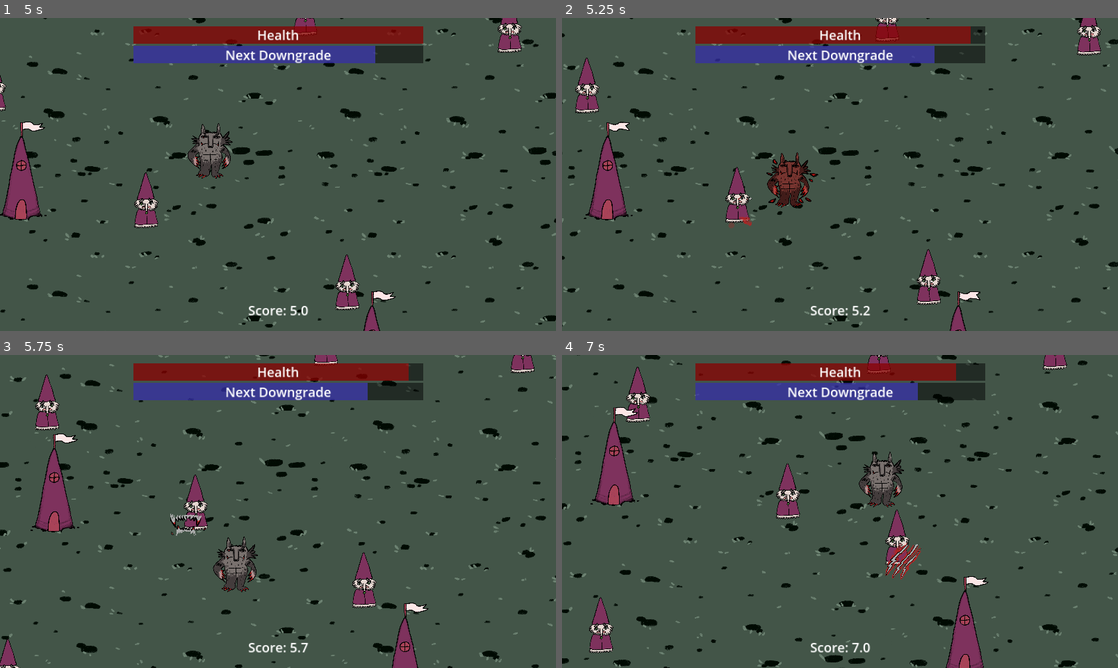
Above: before the commit, frames 1-4 (two rows, left to right).
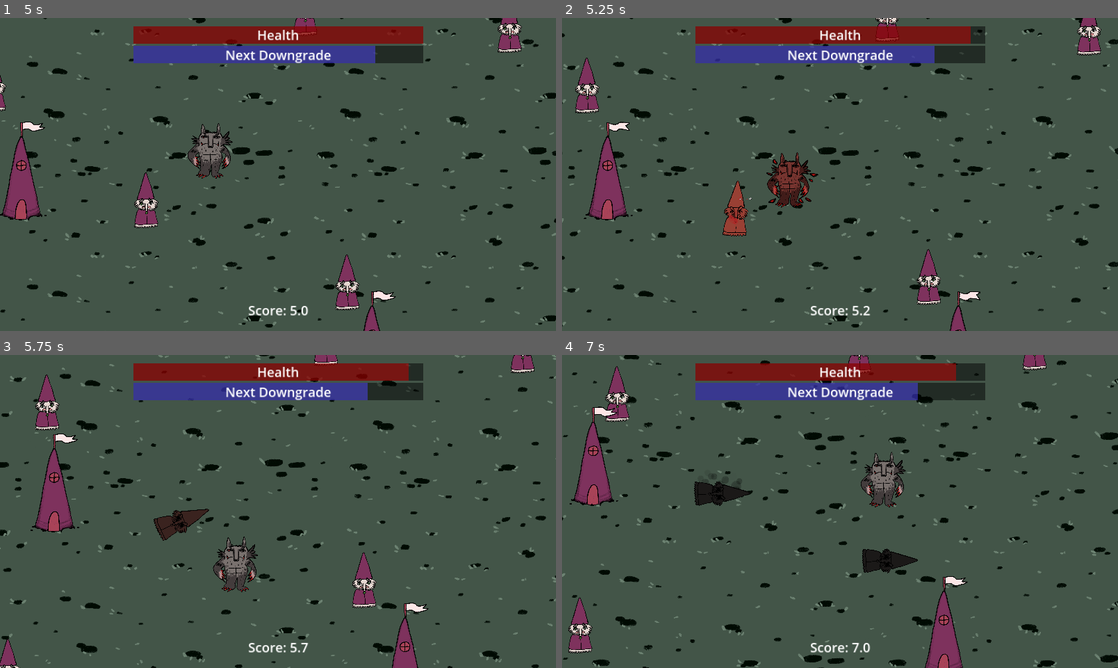
Above: after the commit, the same moments.

Repository: TheJP/GMTKGameJam2023
Game: Godot game, scene res://main.tscn
The game is run twice, just before and just after one commit, with the same random seed, the same clock (stepped at 60 frames per second) and the same inputs.
Inputs (mouse positions are in pixels of both pictures, inside the frame that each line leads up to):
- Up to frame 1 (5 s): move the mouse to (400, 158) at 0.52 s; press the mouse at (400, 158) at 0.53 s; hold D (move_right) 0.53-1.28 s; move the mouse to (166, 190) at 1.27 s; release the mouse at (166, 190) at 1.28 s; hold S (move_down) 1.28-2.03 s; click (166, 190) at 1.35 s; move the mouse to (333, 105) at 2.02 s; press the mouse at (333, 105) at 2.03 s; hold D (move_right) 2.03-2.78 s; move the mouse to (250, 237) at 2.77 s; release the mouse at (250, 237) at 2.78 s; hold W (move_up) 2.78-3.53 s; click (250, 237) at 2.85 s; move the mouse to (444, 221) at 3.52 s; press the mouse at (444, 221) at 3.53 s; hold A (move_left) from 3.53 s (still down); move the mouse to (111, 127) at 4.27 s; release the mouse at (111, 127) at 4.28 s; click (111, 127) at 4.35 s
- Up to frame 2 (5.25 s): move the mouse to (867, 174) at 5.02 s; release A (move_left) at 5.03 s; press the mouse at (867, 174) at 5.03 s; hold S (move_down) from 5.03 s (still down)
- Up to frame 3 (5.75 s): keep holding S (move_down)
- Up to frame 4 (7 s): move the mouse to (756, 433) at 5.77 s; release S (move_down) at 5.78 s; release the mouse at (756, 433) at 5.78 s; hold D (move_right) 5.78-6.53 s; click (756, 433) at 5.85 s; move the mouse to (962, 495) at 6.52 s; press the mouse at (962, 495) at 6.53 s; hold W (move_up) from 6.53 s (still down)

Frame 1 is identical in both runs. In frame 2, 0.7% of the frame differs, in the area x 28-35%, y 47-70%; in frame 3, 0.9%; in frame 4, 15%, in the area x 0-100%, y 0-100%.

Commit message:
Change player starting stats and apply them at beginning

Diff:
--- a/GMTKGameJam2023/Enemy/enemy.gd
+++ b/GMTKGameJam2023/Enemy/enemy.gd
@@ -7,7 +7,7 @@
 	move_and_slide()
 
 func _on_entity_health_changed(new_health):
-	if (new_health < 0):
+	if (new_health <= 0):
 		$DeathBehaviour.on_death()
 
 
--- a/GMTKGameJam2023/Enemy/enemy.tscn
+++ b/GMTKGameJam2023/Enemy/enemy.tscn
@@ -20,6 +20,7 @@
 script = ExtResource("1_uefpo")
 
 [node name="Entity" parent="." instance=ExtResource("2_dj0ys")]
+health = 50
 
 [node name="Sprite2D" type="Sprite2D" parent="."]
 position = Vector2(0.425003, -63.9)
--- a/GMTKGameJam2023/Enemy/enemy_corpse.tscn
+++ b/GMTKGameJam2023/Enemy/enemy_corpse.tscn
@@ -3,6 +3,57 @@
 [ext_resource type="Texture2D" uid="uid://bn7m6cnvlexvu" path="res://Assets/Enemy/Enemy_A.png" id="1_vn68c"]
 [ext_resource type="Texture2D" uid="uid://dh7c0igroi4lt" path="res://Assets/Particles/particle_6.png" id="2_w0d72"]
 [ext_resource type="Texture2D" uid="uid://cnbkix78b10ag" path="res://Assets/Particles/particle_8.png" id="3_26f0p"]
+
+[sub_resource type="Animation" id="Animation_a21fn"]
+length = 0.001
+tracks/0/type = "value"
+tracks/0/imported = false
+tracks/0/enabled = true
+tracks/0/path = NodePath(".:modulate")
+tracks/0/interp = 1
+tracks/0/loop_wrap = true
+tracks/0/keys = {
+"times": PackedFloat32Array(0),
+"transitions": PackedFloat32Array(1),
+"update": 0,
+"values": [Color(0.168627, 0.168627, 0.168627, 1)]
+}
+tracks/1/type = "value"
+tracks/1/imported = false
+tracks/1/enabled = true
+tracks/1/path = NodePath(".:rotation")
+tracks/1/interp = 1
+tracks/1/loop_wrap = true
+tracks/1/keys = {
+"times": PackedFloat32Array(0),
+"transitions": PackedFloat32Array(1),
+"update": 0,
+"values": [0.0]
+}
+tracks/2/type = "value"
+tracks/2/imported = false
+tracks/2/enabled = true
+tracks/2/path = NodePath("Container:modulate")
+tracks/2/interp = 1
+tracks/2/loop_wrap = true
+tracks/2/keys = {
+"times": PackedFloat32Array(0),
+"transitions": PackedFloat32Array(1),
+"update": 0,
+"values": [Color(1, 1, 1, 1)]
+}
+tracks/3/type = "value"
+tracks/3/imported = false
+tracks/3/enabled = true
+tracks/3/path = NodePath("CPUParticles2D:modulate")
+tracks/3/interp = 1
+tracks/3/loop_wrap = true
+tracks/3/keys = {
+"times": PackedFloat32Array(0),
+"transitions": PackedFloat32Array(1),
+"update": 0,
+"values": [Color(1, 1, 1, 1)]
+}
 
 [sub_resource type="Animation" id="Animation_6ahsw"]
 resource_name = "becoming_corpse_animation"
@@ -56,57 +107,6 @@
 "values": [Color(1, 1, 1, 0), Color(1, 1, 1, 1), Color(1, 1, 1, 0)]
 }
 
-[sub_resource type="Animation" id="Animation_a21fn"]
-length = 0.001
-tracks/0/type = "value"
-tracks/0/imported = false
-tracks/0/enabled = true
-tracks/0/path = NodePath(".:modulate")
-tracks/0/interp = 1
-tracks/0/loop_wrap = true
-tracks/0/keys = {
-"times": PackedFloat32Array(0),
-"transitions": PackedFloat32Array(1),
-"update": 0,
-"values": [Color(0.168627, 0.168627, 0.168627, 1)]
-}
-tracks/1/type = "value"
-tracks/1/imported = false
-tracks/1/enabled = true
-tracks/1/path = NodePath(".:rotation")
-tracks/1/interp = 1
-tracks/1/loop_wrap = true
-tracks/1/keys = {
-"times": PackedFloat32Array(0),
-"transitions": PackedFloat32Array(1),
-"update": 0,
-"values": [0.0]
-}
-tracks/2/type = "value"
-tracks/2/imported = false
-tracks/2/enabled = true
-tracks/2/path = NodePath("Container:modulate")
-tracks/2/interp = 1
-tracks/2/loop_wrap = true
-tracks/2/keys = {
-"times": PackedFloat32Array(0),
-"transitions": PackedFloat32Array(1),
-"update": 0,
-"values": [Color(1, 1, 1, 1)]
-}
-tracks/3/type = "value"
-tracks/3/imported = false
-tracks/3/enabled = true
-tracks/3/path = NodePath("CPUParticles2D:modulate")
-tracks/3/interp = 1
-tracks/3/loop_wrap = true
-tracks/3/keys = {
-"times": PackedFloat32Array(0),
-"transitions": PackedFloat32Array(1),
-"update": 0,
-"values": [Color(1, 1, 1, 1)]
-}
-
 [sub_resource type="AnimationLibrary" id="AnimationLibrary_ny2uj"]
 _data = {
 "RESET": SubResource("Animation_a21fn"),
@@ -120,6 +120,7 @@
 [node name="EnemyCorpse" type="Sprite2D"]
 modulate = Color(0.168627, 0.168627, 0.168627, 1)
 z_index = -5
+position = Vector2(-1, -24)
 scale = Vector2(0.15, 0.15)
 texture = ExtResource("1_vn68c")
 
--- a/GMTKGameJam2023/Enemy/spawn_corpse.gd
+++ b/GMTKGameJam2023/Enemy/spawn_corpse.gd
@@ -6,5 +6,5 @@
 func on_death():
 	var corpse = enemy_corpse.instantiate()
 	get_tree().root.get_node("Game/GameCanvasLayer/YSortNode/Corpses").add_child(corpse)
-	corpse.global_position = get_parent().global_position
+	corpse.global_position = get_parent().global_position - Vector2(0, 20)
 	super.on_death()
--- a/GMTKGameJam2023/Player/player.gd
+++ b/GMTKGameJam2023/Player/player.gd
@@ -5,6 +5,7 @@
 func _ready():
 	$Entity.health = PlayerStats.max_health
 	GameState.reset()
+	PlayerStats.update_player_stats()
 
 func _on_entity_health_changed(new_health):
 	$AnimationPlayer.play("on_damage_taken")
--- a/GMTKGameJam2023/PlayerStats.gd
+++ b/GMTKGameJam2023/PlayerStats.gd
@@ -4,8 +4,8 @@
 @export var liferegeneration = 1
 @export var claw_attack_speed = 1
 @export var bite_attack_speed = 3
-@export var claw_damage = 1
-@export var bite_damage = 1
+@export var claw_damage = 50
+@export var bite_damage = 50
 @export var claw_range = 200
 @export var bite_range = 150
 @export var scariness = 1
--- a/GMTKGameJam2023/entity/entity.gd
+++ b/GMTKGameJam2023/entity/entity.gd
@@ -8,3 +8,4 @@
 func on_health_changed(new_health):
 	health = new_health
 	health_changed.emit(new_health)
+	print(new_health)
--- a/GMTKGameJam2023/main.tscn
+++ b/GMTKGameJam2023/main.tscn
@@ -939,7 +939,6 @@
 [node name="Border2" type="StaticBody2D" parent="."]
 position = Vector2(619, 6574)
 rotation = -0.120428
-scale = Vector2(1, 1)
 
 [node name="CollisionShape2D" type="CollisionShape2D" parent="Border2"]
 position = Vector2(414, -3129)
Not shown: 1 places in GMTKGameJam2023/DowngradeSystem/Cards/ReduceBiteDamage.tscn that only renumber resources
